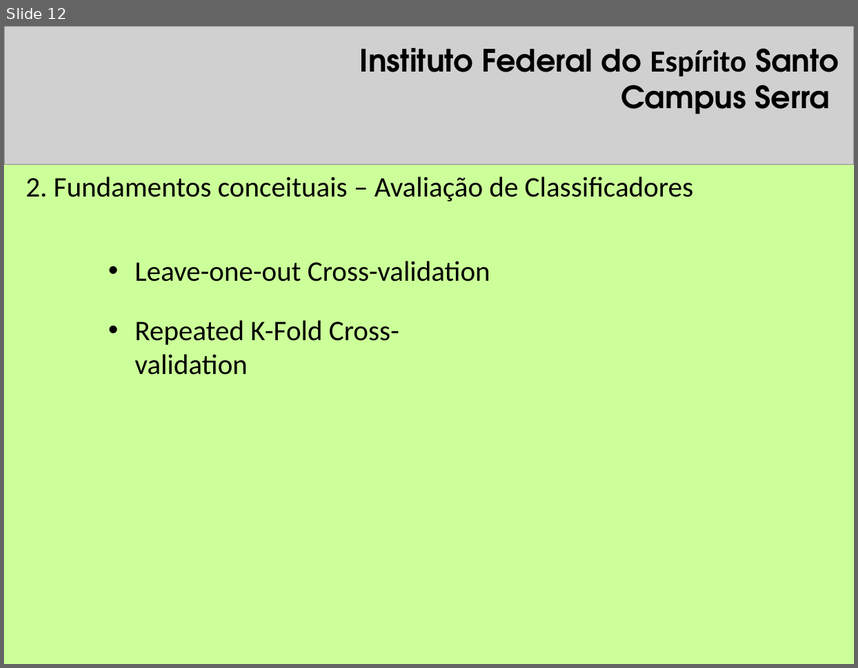
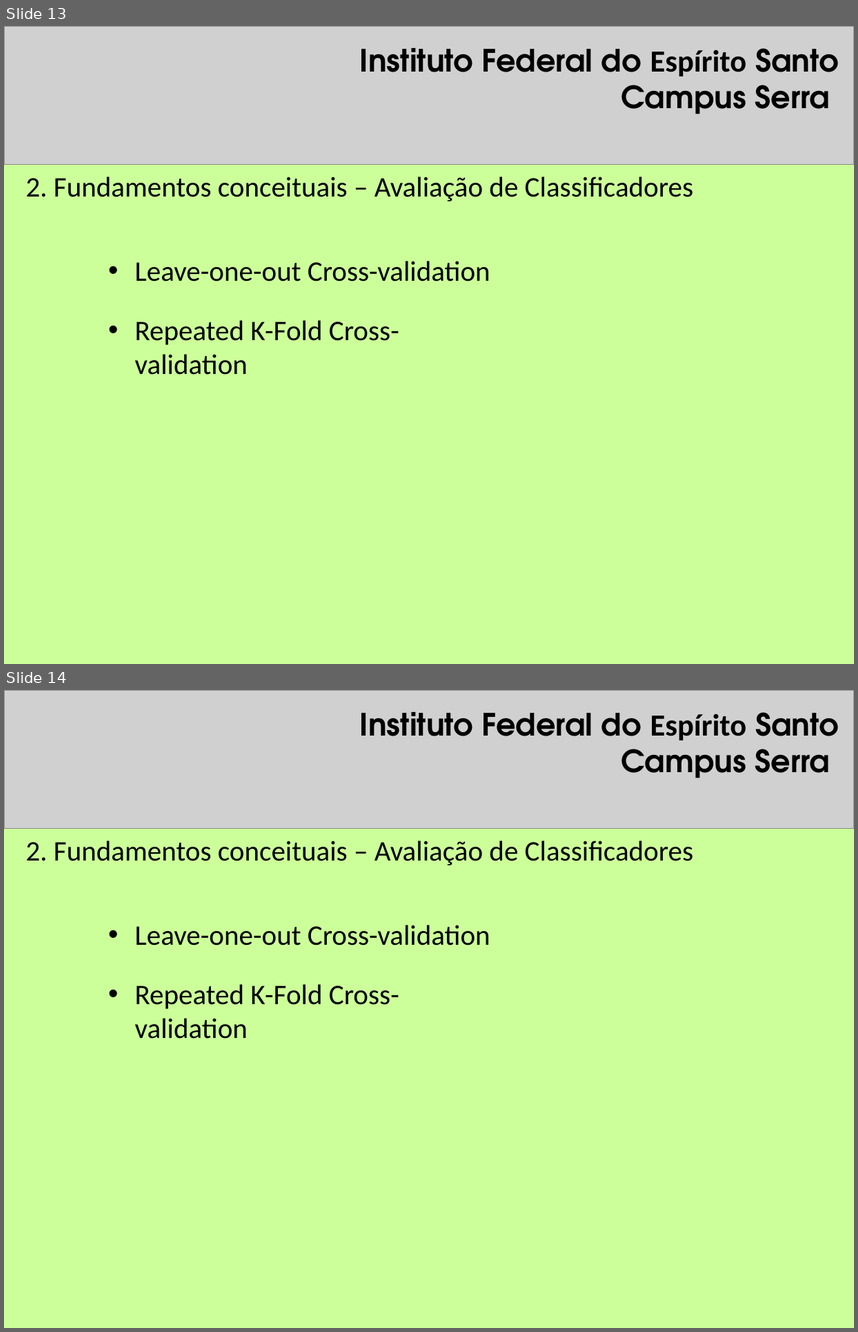
Before and after one commit to joaopandolfi/TCC-IFES, a slide deck: Presentation/Apresentacao_Joao.pptx.pptx. Shown one above the other, each under a label of ours: slide 12 before the commit, slides 13 and 14 after it. The pictures are 858x668 and 858x1332 pixels, drawn with LibreOffice and Linux fonts; fonts in the diff are those of the drawing; grey boxes stand for pictures. Boxes give left, top, right and bottom in pixels: in the first picture for what was removed or moved away, otherwise in the second. Text is boxed around its words. In the diff, an @@ line names an element or a change of style, - is before the commit and + after.

```diff
--- a/Presentation/Apresentacao_Joao.pptx.pptx
+++ b/Presentation/Apresentacao_Joao.pptx.pptx
@@ slide 14 added at [4, 690, 854, 1328], background #CCFF99 @@
@@ picture added at [4, 690, 854, 829] @@
@@ text added at [360, 712, 839, 778], 26 pt, text #000000, bold @@
+Instituto Federal do Espírito Santo
+Campus Serra
@@ text added at [54, 840, 693, 865], 24 pt, text #000000 @@
+2. Fundamentos conceituais – Avaliação de Classificadores
@@ text added at [135, 925, 490, 1009], 24 pt, text #000000 @@
+• Leave-one-out Cross-validation
+• Repeated K-Fold Cross-validation
@@ what was slide 12 is now slide 13 @@
```
Also in this commit, not shown: 2 slides changed, 5 other slides added, 1 other file.
